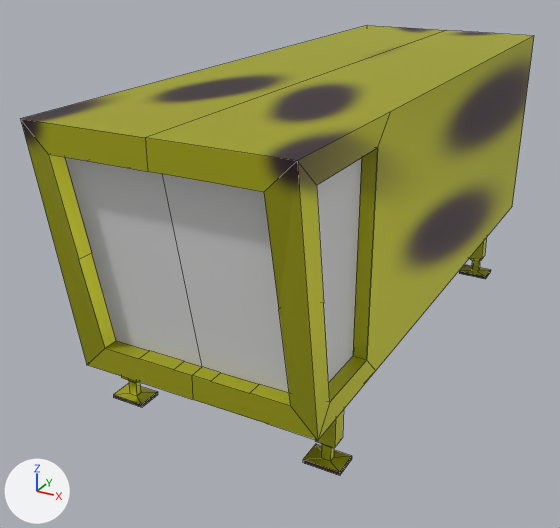
What one commit did to the Blender file FlyingBrick.blend.
Both versions are drawn from a camera (50 mm lens) standing at (4.25, -9.78, 3.22) and looking at (-0.63, -0.91, -1.22). The axes (+X, +Y, +Z) are drawn at lower left. The lights are the same throughout. Both versions are drawn at frame 200 of the action 'Rear right legAction.003'; the numbers are the values there. Mesh edges are drawn as thin lines.

The first picture shows 'Front left leg', 'Front right leg', 'Fuselage', 'Rear left leg'.
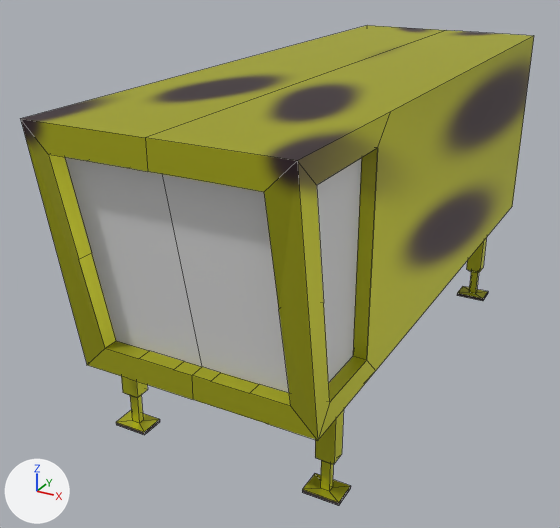
Boxes (x1, y1, x2, y2) around the edits, measured in the pictures (560 x 528 px; the box of a moved part takes in the faces that stretch with it):
```json
{"object": "Fuselage", "change": "reshaped", "before": [21, 25, 534, 448], "after": [21, 25, 534, 464]}
{"object": "Front left leg", "change": "moved", "before": [303, 444, 352, 476], "after": [302, 460, 351, 506]}
{"object": "Front right leg", "change": "moved", "before": [113, 381, 158, 407], "after": [116, 395, 160, 435]}
{"object": "Rear left leg", "change": "moved", "before": [459, 260, 491, 279], "after": [457, 272, 488, 301]}
{"part": 1, "of": "me_fuselage", "change": "moved or reshaped", "before": [121, 376, 344, 448], "after": [121, 376, 344, 464]}
{"part": 2, "of": "me_fuselage", "change": "moved or reshaped", "before": [469, 237, 487, 261], "after": [466, 237, 487, 273]}
```

Edits to the scene script, one JSON object a line:
```json
{"block": "me_fuselage", "where": "me_fuselage.from_pydata(...)  # 88 vertices, 68 faces; spans x 0.0..1.5, y -4.5..4.0, z -2.0..1.5"}
{"block": "me_fuselage", "where": "# used by ob_fuselage; location = (0.0, 0.0, 0.0)"}
{"block": "me_fuselage", "where": "# before: 29 (1.27, 2.44, -2.0), 65 (1.21, 2.3, -1.94), 66 (1.21, 2.5, -1.94), 71 (1.44, 2.3, -1.94) at pixel (481, 260), 72 (1.44, 2.5, -1.94) at pixel (484, 255)"}
{"block": "me_fuselage", "where": "# before: 73 (1.38, 2.44, -2.0) at pixel (479, 259), 74 (1.38, 2.36, -2.0) at pixel (478, 261), 77 (1.27, 2.36, -2.0) at pixel (471, 260)"}
{"block": "me_fuselage", "change": "me_fuselage part 1: all 16 vertices in x 1.22..1.46, y -3.49..-3.29, z -2.0..-1.94 are moved by (0.0, 0.0, -0.22)"}
{"block": "me_fuselage", "change": "me_fuselage part 2"}
{"op": "add", "block": "me_fuselage", "code": "for i in [29, 65, 66, *range(71, 75), 77]: me_fuselage.vertices[i].co += Vector((0.0, 0.0, -0.22))"}
{"op": "set", "path": "ob_front_left_leg.location", "old": "(0.54, 0.0, 0.11)", "new": "(0.54, 0.0, -0.3)"}
{"op": "set", "path": "ob_rear_left_leg.location", "old": "(0.55, 5.78, 0.11)", "new": "(0.55, 5.78, -0.3)"}
{"op": "set", "path": "ob_front_right_leg.location", "old": "(-2.13, 0.0, 0.11)", "new": "(-2.13, 0.0, -0.3)"}
```
